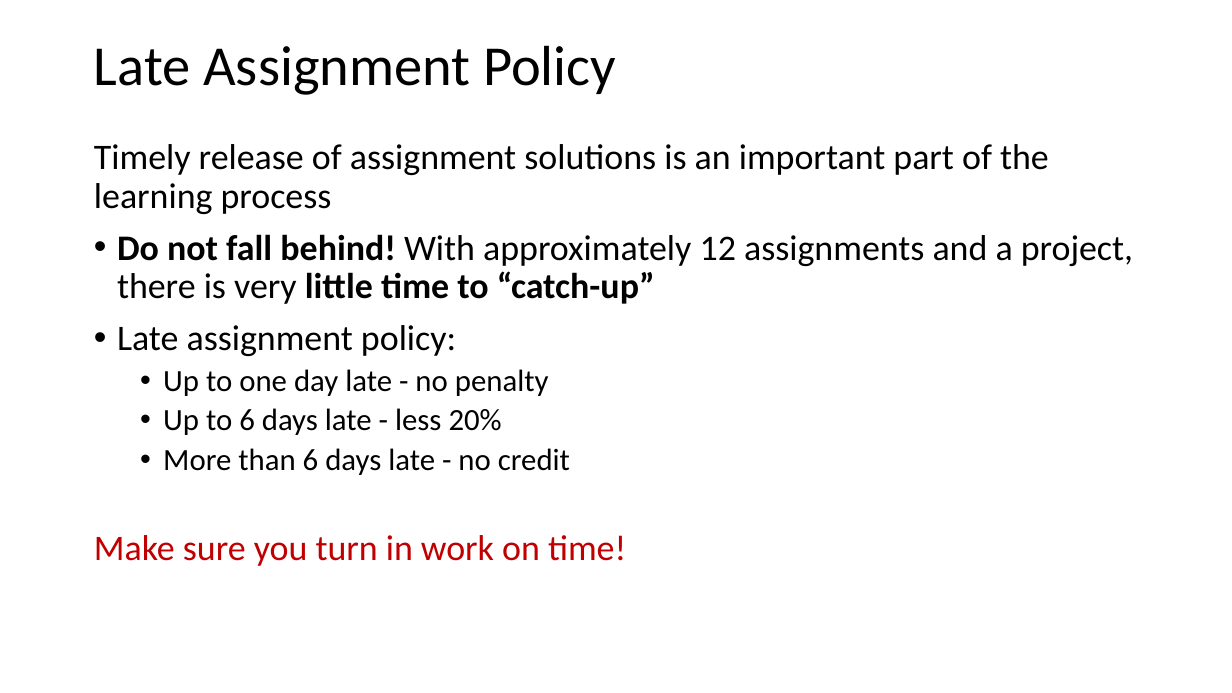
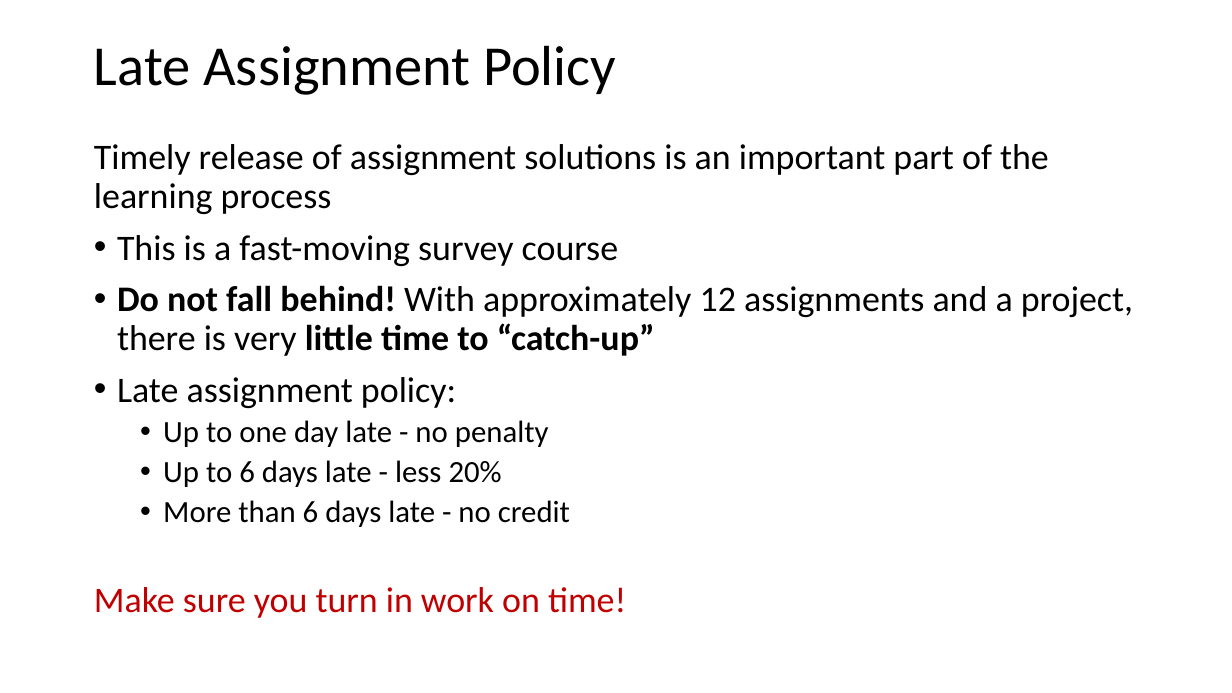
Before and after one commit to StephenElston/CSCI-E25, a slide deck: slide 14 of Slides/1_Introduction.pptx. Drawn at 1232x693 pixels with LibreOffice and Linux fonts; fonts in the diff are those of the drawing. Boxes give left, top, right and bottom in pixels: in the first picture for what was removed or moved away, otherwise in the second. Text is boxed around its words. In the diff, an @@ line names an element or a change of style, - is before the commit and + after.

Commit message:
Corrected typo

```diff
--- a/Slides/1_Introduction.pptx
+++ b/Slides/1_Introduction.pptx
@@ text at box(117, 235, 618, 266): paragraph added @@
+• This is a fast-moving survey course
```
Also in this commit, not shown: 1 other slide changed.
